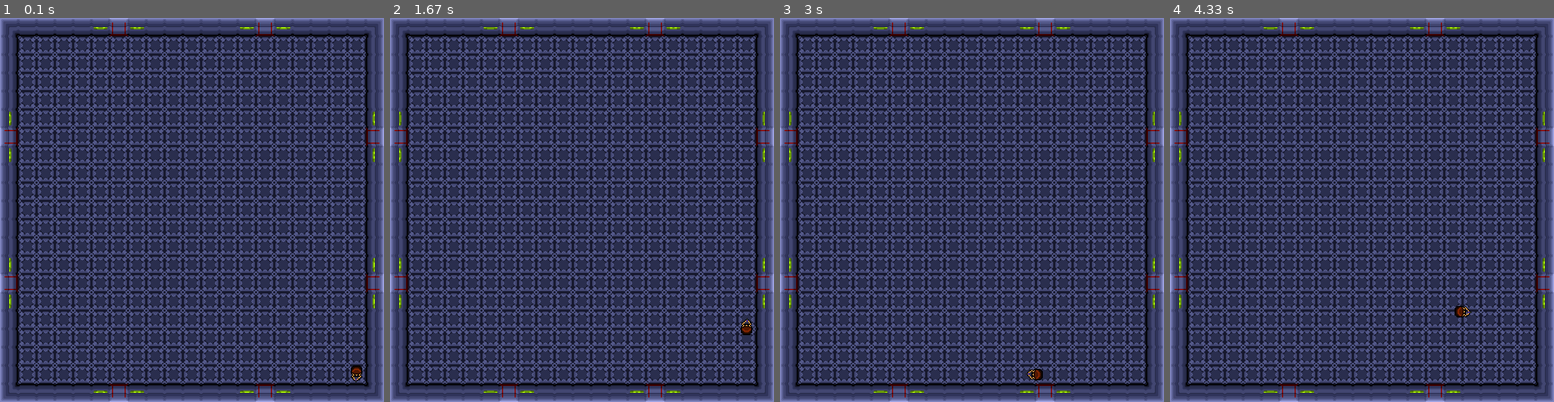
Above: before the commit, frames 1-4 (left to right).
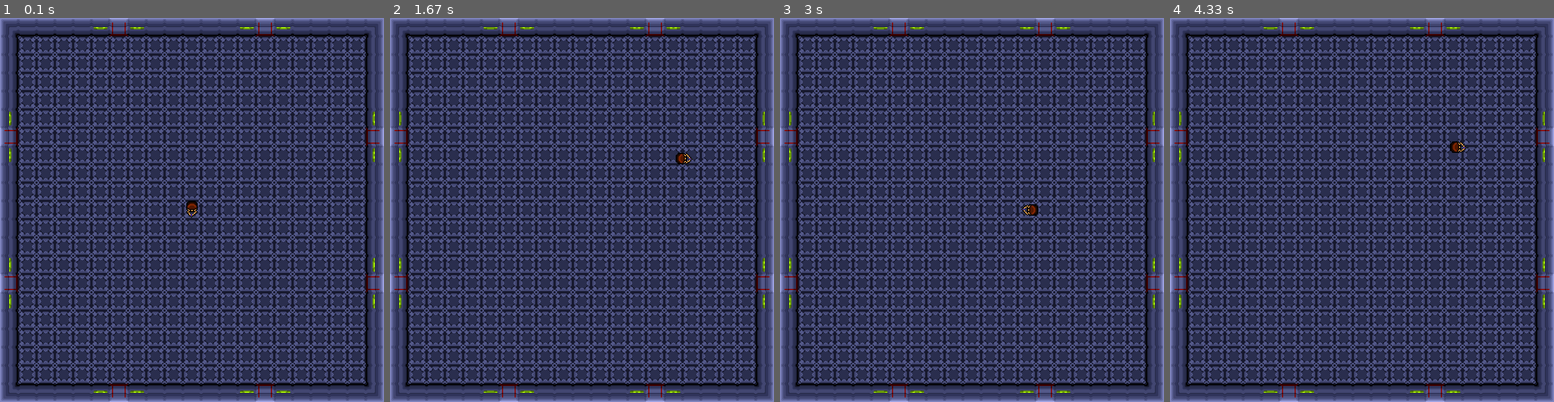
Above: after the commit, the same moments.

Repository: Jay-J-Williams/iTeamA3
Game: pygame game, started from Pygame_GroupProject/Pygame_GroupProject/Adam's_Refinements.py
Same seed, same stepped clock (60 frames per second), same inputs: the game is played once before the commit and once after it.
Inputs:
- Up to frame 1 (0.1 s): no input
- Up to frame 2 (1.67 s): tap Space at 0.33 s; hold D 0.67-1.13 s; hold W 1.17-1.47 s; hold D from 1.5 s (still down)
- Up to frame 3 (3 s): release D at 1.97 s; hold A 2-2.53 s; hold S 2.57-2.87 s; hold A from 2.9 s (still down)
- Up to frame 4 (4.33 s): release A at 3.3 s; hold W 3.33-3.7 s; hold D from 3.73 s (still down)

The runs differ from the first frame. In frame 1, 0.2% of the frame differs, in the area x 48-95%, y 47-95%; in frame 2, 0.2%; in frame 3, 0.2%; in frame 4, 0.2%, in the area x 72-79%, y 32-78%.

Commit message:
Yesterday's changes that I have made but didn't commit
NOTE - All changes made into Adam's Refinements

Added enemy and bullet groups (for reasons to be explained and implemented later)

Made global objects out of the 4 guns

Made the global objects weapon objects

Made player spawn in the center

Removed the "groups" from the AreaSprite init(), since everything uses visible_sprites

Made player a global object, in order to use the one player object everywhere

Diff:
--- a/Pygame_GroupProject/Pygame_GroupProject/Adam's_Refinements.py
+++ b/Pygame_GroupProject/Pygame_GroupProject/Adam's_Refinements.py
@@ -1,18 +1,12 @@
 import pygame, sys
 visible_sprites = pygame.sprite.Group()
-obstacle_sprites = pygame.sprite.Group()
-
-global Pistol
-global SMG
-global Rifle
-global Shotgun
-
-#Changes have occured once more, in the form of door animations (work-in-progress | "space" to try)
-# and weapon / player classes, leaving Character() open for both player and alien use
-#Note - Player and Weapon objects are now global objects, this means that you can use them wherever
-# in the code, though weapons have proved to only work after they've been called
-
-# - Adam
+enemies = pygame.sprite.Group()
+bullets = pygame.sprite.Group()
+
+#global Pistol
+#global SMG
+#global Rifle
+#global Shotgun
 #-------------------------------------------------------------------------------------------------------------------------------------------------------------------------------------------------------------------------------------------------------------------------
 class Settings:
     Width = 672
@@ -31,7 +25,7 @@
     ['l','f','f','f','f','f','f','f','f','f','f','f','f','f','f','f','f','f','f','f','l'], #8 | [7]
     ['w','f','f','f','f','f','f','f','f','f','f','f','f','f','f','f','f','f','f','f','w'], #9 | [8]
     ['w','f','f','f','f','f','f','f','f','f','f','f','f','f','f','f','f','f','f','f','w'], #10 | [9]
-    ['w','f','f','f','f','f','f','f','f','f','f','f','f','f','f','f','f','f','f','f','w'], #11 | [10]
+    ['w','f','f','f','f','f','f','f','f','f','fp','f','f','f','f','f','f','f','f','f','w'],#11 | [10]
     ['w','f','f','f','f','f','f','f','f','f','f','f','f','f','f','f','f','f','f','f','w'], #12 | [11]
     ['w','f','f','f','f','f','f','f','f','f','f','f','f','f','f','f','f','f','f','f','w'], #13 | [12]
     ['l','f','f','f','f','f','f','f','f','f','f','f','f','f','f','f','f','f','f','f','l'], #14 | [13]
@@ -40,7 +34,7 @@
     ['w','f','f','f','f','f','f','f','f','f','f','f','f','f','f','f','f','f','f','f','w'], #17 | [16]
     ['w','f','f','f','f','f','f','f','f','f','f','f','f','f','f','f','f','f','f','f','w'], #18 | [17]
     ['w','f','f','f','f','f','f','f','f','f','f','f','f','f','f','f','f','f','f','f','w'], #19 | [18]
-    ['w','f','f','f','f','f','f','f','f','f','f','f','f','f','f','f','f','f','f','fp','w'],#20 | [19]
+    ['w','f','f','f','f','f','f','f','f','f','f','f','f','f','f','f','f','f','f','f','w'], #20 | [19]
     ['c','w','w','w','w','l','d','l','w','w','w','w','w','l','d','l','w','w','w','w','c']  #21 | [20]
     ]
 #-------------------------------------------------------------------------------------------------------------------------------------------------------------------------------------------------------------------------------------------------------------------------
@@ -84,73 +78,68 @@
                 x = col_index * self.TILESIZE
                 y = row_index * self.TILESIZE
 
+                Door_indexes = [6, 14]
+
                 col = col.lower()
                 #--------------------------------------------------------------------------------
                 #Walls
                 if col == "w" and row_index == 0:
                     image = "Pygame_GroupProject\Assets\Area\Wall.png"
-                    AreaSprite((x, y), image, [visible_sprites])
+                    AreaSprite((x, y), image)
 
                 elif col == "w" and col_index == 0 and row_index > 0 and row_index < 20:
                     image = ImageTransformer("Pygame_GroupProject\Assets\Area\Wall.png", 90)
-                    image = image.ReturnImage((x, y), [visible_sprites])
+                    image = image.ReturnImage((x, y))
 
                 elif col == "w" and row_index == 20:
                     image = ImageTransformer("Pygame_GroupProject\Assets\Area\Wall.png", 180)
-                    image = image.ReturnImage((x, y), [visible_sprites])
+                    image = image.ReturnImage((x, y))
 
                 elif col == "w" and col_index == 20 and row_index > 0 and row_index < 20:
                     image = ImageTransformer("Pygame_GroupProject\Assets\Area\Wall.png", 270)
-                    image = image.ReturnImage((x, y), [visible_sprites])
+                    image = image.ReturnImage((x, y))
                 #--------------------------------------------------------------------------------
                 #Corners
                 elif col == "c" and col_index == 20 and row_index == 0:
                     image = "Pygame_GroupProject\Assets\Area\Corner.png"
-                    AreaSprite((x, y), image, [visible_sprites])
+                    AreaSprite((x, y), image)
 
                 elif col == "c" and col_index == 0 and row_index == 0:
                     image = ImageTransformer("Pygame_GroupProject\Assets\Area\Corner.png", 90)
-                    image = image.ReturnImage((x, y), [visible_sprites])
+                    image = image.ReturnImage((x, y))
 
                 elif col == "c" and col_index == 0 and row_index == 20:
                     image = ImageTransformer("Pygame_GroupProject\Assets\Area\Corner.png", 180)
-                    image = image.ReturnImage((x, y), [visible_sprites])
+                    image = image.ReturnImage((x, y))
 
                 elif col == "c" and col_index == 20 and row_index == 20:
                     image = ImageTransformer("Pygame_GroupProject\Assets\Area\Corner.png", 270)
-                    image = image.ReturnImage((x, y), [visible_sprites])
+                    image = image.ReturnImage((x, y))
                 #--------------------------------------------------------------------------------
                 #Floor
                 elif col == "f":
                     image = "Pygame_GroupProject\Assets\Area\Floor.png"
-                    AreaSprite((x, y), image, [visible_sprites])
+                    AreaSprite((x, y), image)
                 #--------------------------------------------------------------------------------
                 #Player
                 elif col == "fp":
                     image = "Pygame_GroupProject\Assets\Area\Floor.png"
-                    AreaSprite((x, y), image, [visible_sprites])
+                    AreaSprite((x, y), image)
 
                     image = "Pygame_GroupProject\Assets\Player\Player_pistol.png"
                     global player
-                    player = Player(100, 5, 20, x, y, image, [visible_sprites])
+                    player = Player(100, 5, 20, x, y, image)
 
     def run(self):
         visible_sprites.draw(self.display_surface)
         player.Update()
         self.animation.Update()
+
         visible_sprites.update()
-
-#Door was removed from this map list, in order to not repeat code from the door animation side, also
-# Run() now uses self.animation.Update(), this is instead of using .LED_animations(). This is also
-# due to door animations
-
-#Player has become a global variable, thus solving the issue of using it across multiple classes. ...Whoo
-
-# - Adam
 #-------------------------------------------------------------------------------------------------------------------------------------------------------------------------------------------------------------------------------------------------------------------------
 class AreaSprite(pygame.sprite.Sprite):
-    def __init__(self, pos, image, groups):
-        super().__init__(groups)
+    def __init__(self, pos, image):
+        super().__init__(visible_sprites)
         try:
             self.image = pygame.image.load(image).convert_alpha()
         except:
@@ -191,19 +180,19 @@
 
                 if col == "l" and row_index == 0:
                     image = self.LED_frames[int(self.LED_current)]
-                    AreaSprite((x, y), image, [visible_sprites])
+                    AreaSprite((x, y), image)
 
                 elif col == "l" and row_index in self.LED_indexes and col_index == 0:
                     image = ImageTransformer(self.LED_frames[int(self.LED_current)], 90)
-                    image = image.ReturnImage((x, y), [visible_sprites])
+                    image = image.ReturnImage((x, y))
 
                 elif col == "l" and row_index == 20:
                     image = ImageTransformer(self.LED_frames[int(self.LED_current)], 180)
-                    image = image.ReturnImage((x, y), [visible_sprites])
+                    image = image.ReturnImage((x, y))
 
                 elif col == "l" and row_index in self.LED_indexes and col_index == 20:
                     image = ImageTransformer(self.LED_frames[int(self.LED_current)], 270)
-                    image = image.ReturnImage((x, y), [visible_sprites])
+                    image = image.ReturnImage((x, y))
 
                 self.LED_current += 0.2
 
@@ -220,19 +209,19 @@
 
                 if col == "d" and row_index == 0:
                     image = self.Door_frames[int(self.Door_current)]
-                    AreaSprite((x, y), image, [visible_sprites])
+                    AreaSprite((x, y), image)
 
                 elif col == "d" and row_index in Door_indexes and col_index == 0:
                     image = ImageTransformer(self.Door_frames[int(self.Door_current)], 90)
-                    image = image.ReturnImage((x, y), [visible_sprites])
+                    image = image.ReturnImage((x, y))
 
                 elif col == "d" and row_index == 20:
                     image = ImageTransformer(self.Door_frames[int(self.Door_current)], 180)
-                    image = image.ReturnImage((x, y), [visible_sprites])
+                    image = image.ReturnImage((x, y))
 
                 elif col == "d" and row_index in Door_indexes and col_index == 20:
                     image = ImageTransformer(self.Door_frames[int(self.Door_current)], 270)
-                    image = image.ReturnImage((x, y), [visible_sprites])
+                    image = image.ReturnImage((x, y))
 
                 self.Door_current += 0.2
 
@@ -250,19 +239,19 @@
 
                 if col == "d" and row_index == 0:
                     image = self.DoorOne
-                    AreaSprite((x, y), image, [visible_sprites])
+                    AreaSprite((x, y), image)
 
                 elif col == "d" and row_index in Door_indexes and col_index == 0:
                     image = ImageTransformer(self.DoorOne, 90)
-                    image = image.ReturnImage((x, y), [visible_sprites])
+                    image = image.ReturnImage((x, y))
 
                 elif col == "d" and row_index == 20:
                     image = ImageTransformer(self.DoorOne, 180)
-                    image = image.ReturnImage((x, y), [visible_sprites])
+                    image = image.ReturnImage((x, y))
 
                 elif col == "d" and row_index in Door_indexes and col_index == 20:
                     image = ImageTransformer(self.DoorOne, 270)
-                    image = image.ReturnImage((x, y), [visible_sprites])
+                    image = image.ReturnImage((x, y))
 
     def DoorPress(self): #Note - later turn into round based opening
         keys = pygame.key.get_pressed()
@@ -291,8 +280,8 @@
         self.image = pygame.image.load(image).convert_alpha()
         self.image = pygame.transform.rotate(self.image, degrees)
 
-    def ReturnImage(self, pos, groups):
-        return AreaSprite(pos, self.image, groups)
+    def ReturnImage(self, pos):
+        return AreaSprite(pos, self.image)
 #-------------------------------------------------------------------------------------------------------------------------------------------------------------------------------------------------------------------------------------------------------------------------
 class Character():
     health = None
@@ -305,18 +294,15 @@
     image = None
     groups = None
 
-    def __init__(self, health, speed, damage, x, y, image, groups):
+    def __init__(self, health, speed, damage, x, y, image):
         self.health = health
         self.speed = speed
         self.damage = damage
-
         self.x = x
         self.y = y
-
         self.org_image = image
-        self.groups = groups
-
-        self.char = AreaSprite((self.x, self.y), image, groups)
+
+        self.char = AreaSprite((self.x, self.y), image)
         self.rect = self.char.rect
 
 #This has become a class to hold all character related sprites, player and aliens - Adam
@@ -325,8 +311,8 @@
     weapon = None
     powerUp = None
 
-    def __init__(self, health, speed, damage, x, y, image, group):
-        super().__init__(health, speed, damage, x, y, image, group)
+    def __init__(self, health, speed, damage, x, y, image):
+        super().__init__(health, speed, damage, x, y, image)
         self.weapon = None
         self.powerUp = None
 
@@ -336,25 +322,25 @@
         if keys[pygame.K_a] and self.x > 32:
             self.char.kill()
             self.char = ImageTransformer(self.org_image, 270)
-            self.char = self.char.ReturnImage((self.x, self.y), self.groups)
+            self.char = self.char.ReturnImage((self.x, self.y))
             self.x -= self.speed
 
         elif keys[pygame.K_d] and self.x < 608:
             self.char.kill()
             self.char = ImageTransformer(self.org_image, 90)
-            self.char = self.char.ReturnImage((self.x, self.y), self.groups)
+            self.char = self.char.ReturnImage((self.x, self.y))
             self.x += self.speed
 
         elif keys[pygame.K_w] and self.y > 32:
             self.char.kill()
             self.char = ImageTransformer(self.org_image, 180)
-            self.char = self.char.ReturnImage((self.x, self.y), self.groups)
+            self.char = self.char.ReturnImage((self.x, self.y))
             self.y -= self.speed
 
         elif keys[pygame.K_s] and self.y < 608:
             self.char.kill()
             self.char = ImageTransformer(self.org_image, 0)
-            self.char = self.char.ReturnImage((self.x, self.y), self.groups)
+            self.char = self.char.ReturnImage((self.x, self.y))
             self.y += self.speed
 
     def Collision(self):
@@ -377,17 +363,10 @@
         self.org_image = image
 
         self.char.kill()
-        self.char = AreaSprite((self.x, self.y), self.org_image, [visible_sprites])
+        self.char = AreaSprite((self.x, self.y), self.org_image)
 
     def Update(self):
         self.Movement()
-        self.Collision()
-
-#The main addition is the weapon and powerUp variables, as well as the WeaponChanger() function, the
-# variables do not need to be set during start-up, this is because you will always start the game with
-# a pistol. The function is used to change to specific weapons, to be used when a weapon is collected
-
-# - Adam
 #-------------------------------------------------------------------------------------------------------------------------------------------------------------------------------------------------------------------------------------------------------------------------
 class Weapon():
     damage = None #Damage done
@@ -400,18 +379,28 @@
         self.fireRate = fireRate
         self.shotRange = shotRange
 
-Pistol = Weapon(15, 2, 5)
-SMG = Weapon(10, 1, 3)
-Rifle = Weapon(60, 5, 15)
-Shotgun = Weapon(50, 5, 2)
-
-#This class is used for the basic weapon functions, like calculating damage, rate of fire, and range of
-# shot, all 3 variables have been used to create "sample" weaponry right below the class using the global
-# variales created on lines 4 to 8. So far a work in progress, but as far as I know, this is all that
-# is necessary. Likely that I am wrong, but once again, I am too tired to care
-
-# - Adam
-#-------------------------------------------------------------------------------------------------------------------------------------------------------------------------------------------------------------------------------------------------------------------------
+#Pistol = Weapon(15, 2, 5)
+#SMG = Weapon(10, 1, 3)
+#Rifle = Weapon(60, 5, 15)
+#Shotgun = Weapon(50, 5, 2)
+#-------------------------------------------------------------------------------------------------------------------------------------------------------------------------------------------------------------------------------------------------------------------------
+class Bullets():
+    speed = None
+    x = None
+    y = None
+
+    image = None
+    group = None
+
+    def __init__(self, speed, x, y):
+        self.speed = speed
+        self.x = x
+        self.y = y
+
+        self.image = "None"
+        self.group = bullets
+#-------------------------------------------------------------------------------------------------------------------------------------------------------------------------------------------------------------------------------------------------------------------------
+
 game = Game()
 while True:
     game.run()
--- a/Pygame_GroupProject/Pygame_GroupProject/SolusMiles.py
+++ b/Pygame_GroupProject/Pygame_GroupProject/SolusMiles.py
@@ -26,27 +26,27 @@
     Tilesize = 32
 
     MAP = [
-    ['c','w','w','w','w','w','d','w','w','w','w','w','w','w','d','w','w','w','w','w','c'], #1 | [0]
+    ['c','w','w','w','w','l','d','l','w','w','w','w','w','l','d','l','w','w','w','w','c'], #1 | [0]
     ['w','f','f','f','f','f','f','f','f','f','f','f','f','f','f','f','f','f','f','f','w'], #2 | [1]
     ['w','f','f','f','f','f','f','f','f','f','f','f','f','f','f','f','f','f','f','f','w'], #3 | [2]
     ['w','f','f','f','f','f','f','f','f','f','f','f','f','f','f','f','f','f','f','f','w'], #4 | [3]
     ['w','f','f','f','f','f','f','f','f','f','f','f','f','f','f','f','f','f','f','f','w'], #5 | [4]
-    ['w','f','f','f','f','f','f','f','f','f','f','f','f','f','f','f','f','f','f','f','w'], #6 | [5]
+    ['l','f','f','f','f','f','f','f','f','f','f','f','f','f','f','f','f','f','f','f','l'], #6 | [5]
     ['d','f','f','f','f','f','f','f','f','f','f','f','f','f','f','f','f','f','f','f','d'], #7 | [6]
-    ['w','f','f','f','f','f','f','f','f','f','f','f','f','f','f','f','f','f','f','f','w'], #8 | [7]
+    ['l','f','f','f','f','f','f','f','f','f','f','f','f','f','f','f','f','f','f','f','l'], #8 | [7]
     ['w','f','f','f','f','f','f','f','f','f','f','f','f','f','f','f','f','f','f','f','w'], #9 | [8]
     ['w','f','f','f','f','f','f','f','f','f','f','f','f','f','f','f','f','f','f','f','w'], #10 | [9]
     ['w','f','f','f','f','f','f','f','f','f','f','f','f','f','f','f','f','f','f','f','w'], #11 | [10]
     ['w','f','f','f','f','f','f','f','f','f','f','f','f','f','f','f','f','f','f','f','w'], #12 | [11]
     ['w','f','f','f','f','f','f','f','f','f','f','f','f','f','f','f','f','f','f','f','w'], #13 | [12]
-    ['w','f','f','f','f','f','f','f','f','f','f','f','f','f','f','f','f','f','f','f','w'], #14 | [13]
+    ['l','f','f','f','f','f','f','f','f','f','f','f','f','f','f','f','f','f','f','f','l'], #14 | [13]
     ['d','f','f','f','f','f','f','f','f','f','f','f','f','f','f','f','f','f','f','f','d'], #15 | [14]
-    ['w','f','f','f','f','f','f','f','f','f','f','f','f','f','f','f','f','f','f','f','w'], #16 | [15]
+    ['l','f','f','f','f','f','f','f','f','f','f','f','f','f','f','f','f','f','f','f','l'], #16 | [15]
     ['w','f','f','f','f','f','f','f','f','f','f','f','f','f','f','f','f','f','f','f','w'], #17 | [16]
     ['w','f','f','f','f','f','f','f','f','f','f','f','f','f','f','f','f','f','f','f','w'], #18 | [17]
     ['w','f','f','f','f','f','f','f','f','f','f','f','f','f','f','f','f','f','f','f','w'], #19 | [18]
     ['w','f','f','f','f','f','f','f','f','f','f','f','f','f','f','f','f','f','f','fp','w'],#20 | [19]
-    ['c','w','w','w','w','w','d','w','w','w','w','w','w','w','d','w','w','w','w','w','c']  #21 | [20]
+    ['c','w','w','w','w','l','d','l','w','w','w','w','w','l','d','l','w','w','w','w','c']  #21 | [20]
     ]
 #-------------------------------------------------------------------------------------------------------------------------------------------------------------------------------------------------------------------------------------------------------------------------
 
@@ -149,7 +149,6 @@
         player.Update()
         self.animation.Update()
         visible_sprites.update()
-
 #-------------------------------------------------------------------------------------------------------------------------------------------------------------------------------------------------------------------------------------------------------------------------
 
 
